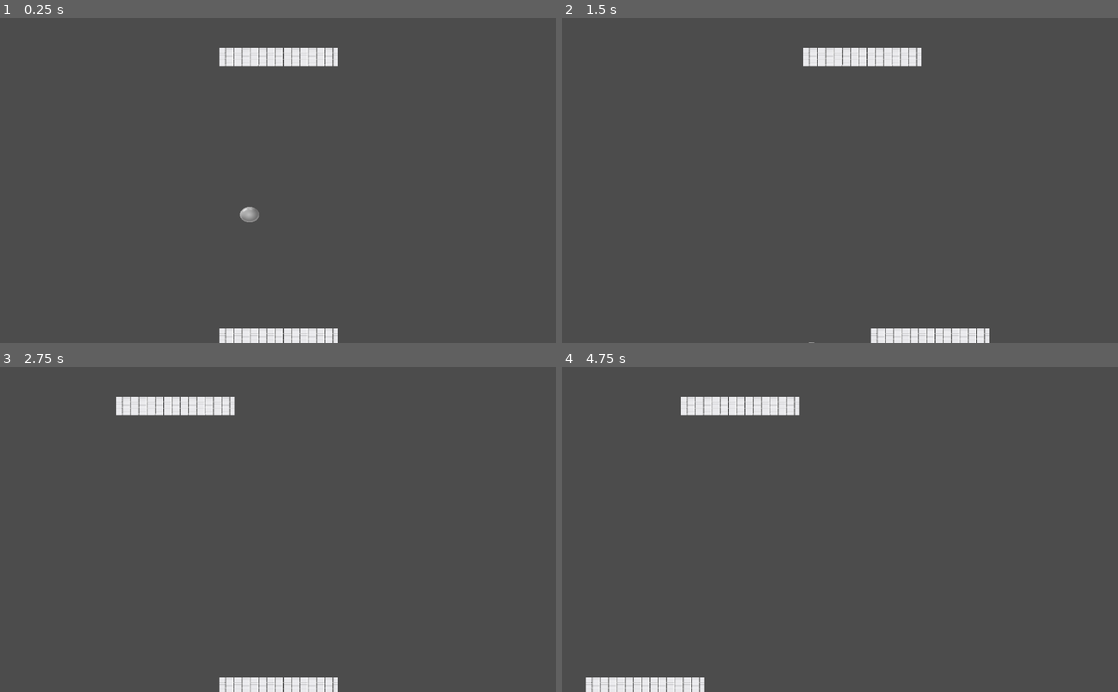
Above: before the commit, frames 1-4 (two rows, left to right).
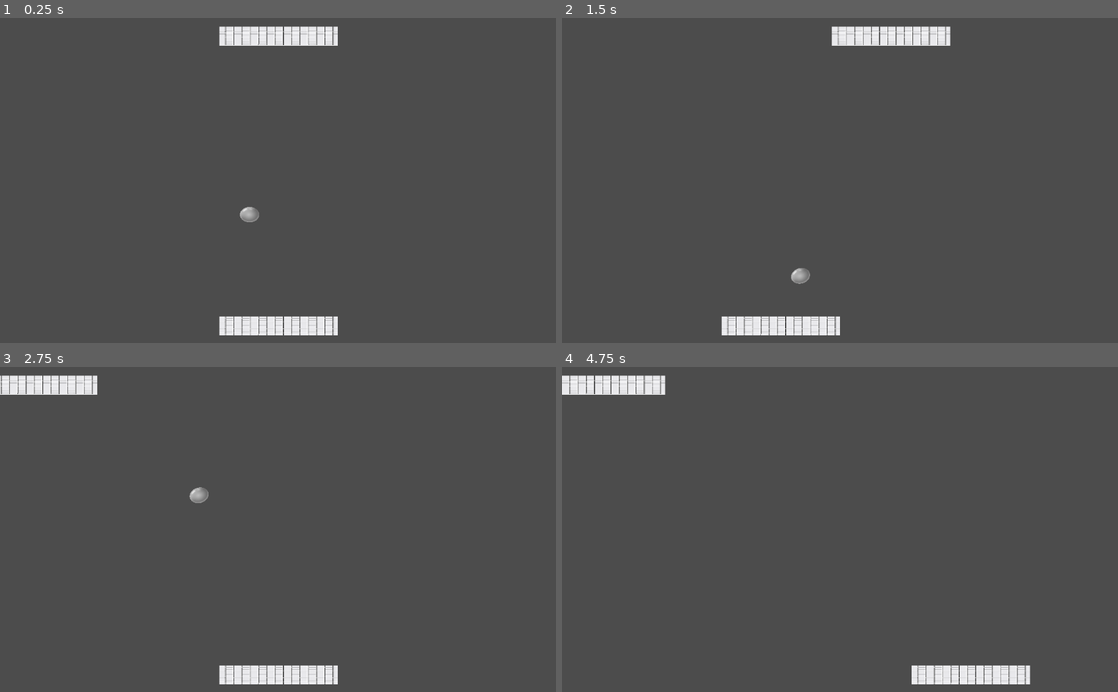
Above: after the commit, the same moments.

Repository: xdfaster500/Pinpong-rivarls
Game: Godot game, scene res://Node2D.tscn
Two runs of this game, one before a commit and one after it. Both use one fixed random seed, a clock stepped at 60 frames per second and the inputs below.
Inputs:
- Up to frame 1 (0.25 s): no input
- Up to frame 2 (1.5 s): hold D (P1_DER) 0.53-1.28 s; tap Right (P2_DER) at 0.8, 1.35 s; hold A (P1_IZQ) from 1.28 s (still down)
- Up to frame 3 (2.75 s): tap Left (P2_IZQ) at 1.55 s; release A (P1_IZQ) at 2.03 s; hold Left (P2_IZQ) from 2.03 s (still down); tap Z at 2.3 s
- Up to frame 4 (4.75 s): release Left (P2_IZQ) at 2.78 s; tap Z at 2.85 s; tap X at 3.05 s; hold X 3.53-4.28 s; hold A (P1_IZQ) from 3.53 s (still down); tap D (P1_DER) at 3.8, 4.35 s; tap Right (P2_DER) at 4.55 s

The runs differ from the first frame. In frame 1, 3.8% of the frame differs, in the area x 39-61%, y 2-100%; in frame 2, 4.7%, in the area x 28-77%, y 2-100%; in frame 3, 3.7%; in frame 4, 4.5%.

Commit message:
Modificación en la velocidad de los players

Diff:
--- a/KinematicBody2D2.gd
+++ /dev/null
@@ -1,28 +0,0 @@
-extends KinematicBody2D
-
-
-var move = Vector2()
-export var a = true
-
-func _ready():
-	var screen = get_viewport_rect().size
-	position.x = screen.x/2
-	if a:
-		position.y = screen.y -10
-
-func _physics_process(delta):
-	if a:
-		if Input.is_key_pressed(KEY_LEFT):
-			move.x = -300
-		elif Input.is_key_pressed(KEY_RIGHT):
-				move.x = 300
-		else:
-			move.x = 0
-	else:
-		if Input.is_key_pressed(KEY_Z):
-			move.x = -300
-		elif Input.is_key_pressed(KEY_X):
-			move.x = 300
-		else:
-			move.x = 0
-	move_and_slide(move)
--- a/Node2D.tscn
+++ b/Node2D.tscn
@@ -1,16 +1,18 @@
 [gd_scene load_steps=3 format=2]
 
 [ext_resource path="res://Area2D.tscn" type="PackedScene" id=1]
-[ext_resource path="res://KinematicBody2D.tscn" type="PackedScene" id=2]
+[ext_resource path="res://jugador/player.tscn" type="PackedScene" id=2]
 
 [node name="Node2D" type="Node2D"]
 
 [node name="Player" parent="." instance=ExtResource( 2 )]
-position = Vector2( 460.138, 551.965 )
+position = Vector2( 462.026, 33.237 )
+bottom = false
+speed = 700
 
 [node name="Player2" parent="." instance=ExtResource( 2 )]
-position = Vector2( 454.872, 71.9183 )
-bottom = false
+position = Vector2( 460.138, 568.783 )
+speed = -200
 
 [node name="Area2D" parent="." instance=ExtResource( 1 )]
 position = Vector2( 459.593, 313.092 )
--- a/KinematicBody2D.gd
+++ b/jugador/player.gd
@@ -4,10 +4,15 @@
 
 
 
-## Variables
+## Variables privadas
 var _move = Vector2()
 
+
+
+## Variables exportados
 export var bottom = true
+
+export var speed = 300
 
 
 
@@ -15,23 +20,23 @@
 func _ready():
 	var screen = get_viewport_rect().size
 	position.x = screen.x/2
-	if bottom:
-		position.y = screen.y -10
+#	if bottom:
+#		position.y = screen.y -10
 
 
 func _physics_process(delta):
 	if bottom:
 		if Input.is_action_pressed("P1_IZQ"):
-			_move.x = -300
+			_move.x = -speed
 		elif Input.is_action_pressed("P1_DER"):
-				_move.x = 300
+				_move.x = speed
 		else:
 			_move.x = 0
 	else:
 		if Input.is_action_pressed("P2_IZQ"):
-			_move.x = -300
+			_move.x = -speed
 		elif Input.is_action_pressed("P2_DER"):
-			_move.x = 300
+			_move.x = speed
 		else:
 			_move.x = 0
 	move_and_slide(_move)
--- a/KinematicBody2D.tscn
+++ b/jugador/player.tscn
@@ -1,7 +1,7 @@
 [gd_scene load_steps=4 format=2]
 
 [ext_resource path="res://sprite/player 1.1.png" type="Texture" id=1]
-[ext_resource path="res://KinematicBody2D.gd" type="Script" id=2]
+[ext_resource path="res://jugador/player.gd" type="Script" id=2]
 
 [sub_resource type="RectangleShape2D" id=1]
 extents = Vector2( 109.281, 17.7157 )
